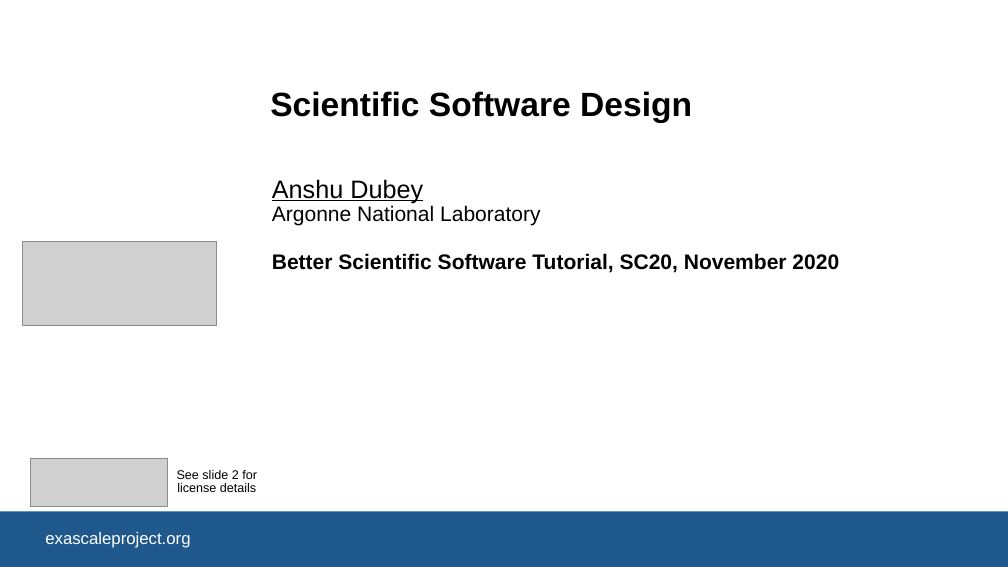
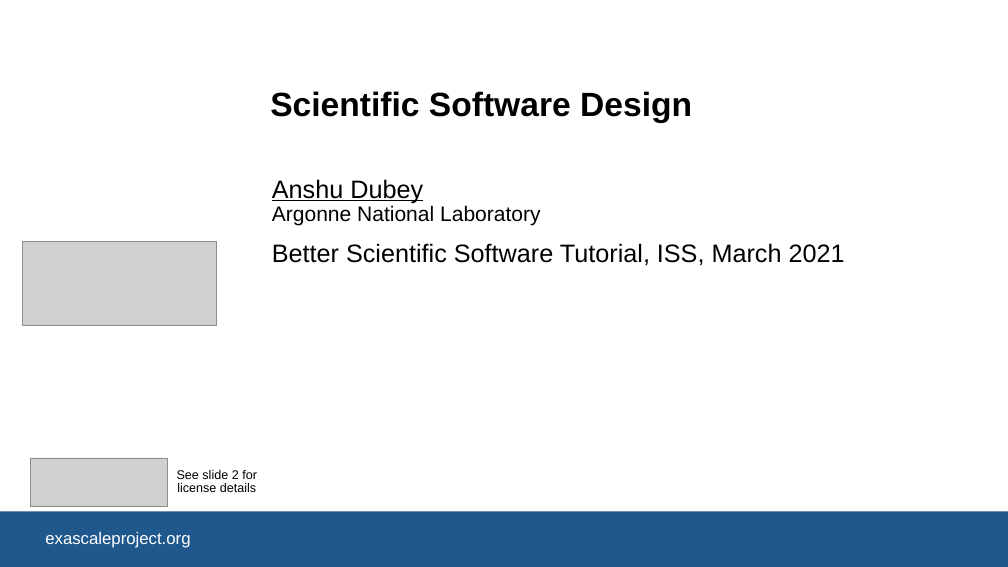
Before and after one commit to bssw-tutorial/presentations, a slide deck: slide 1 of design.pptx. Drawn at 1008x567 pixels with LibreOffice and Linux fonts; fonts in the diff are those of the drawing; grey boxes stand for pictures; background and template pictures are left out. Boxes give left, top, right and bottom in pixels: in the first picture for what was removed or moved away, otherwise in the second. Text is boxed around its words. In the diff, an @@ line names an element or a change of style, - is before the commit and + after.

```diff
--- a/design.pptx
+++ b/design.pptx
@@ subtitle at box(272, 243, 845, 266): text changed; size 20 to 24 pt; bold off @@
-Better Scientific Software Tutorial, SC20, November 2020
+Better Scientific Software Tutorial, ISS, March 2021
```
Also in this commit, not shown: 3 other slides changed, 8 slides added, 16 slides removed, 3 other files.
